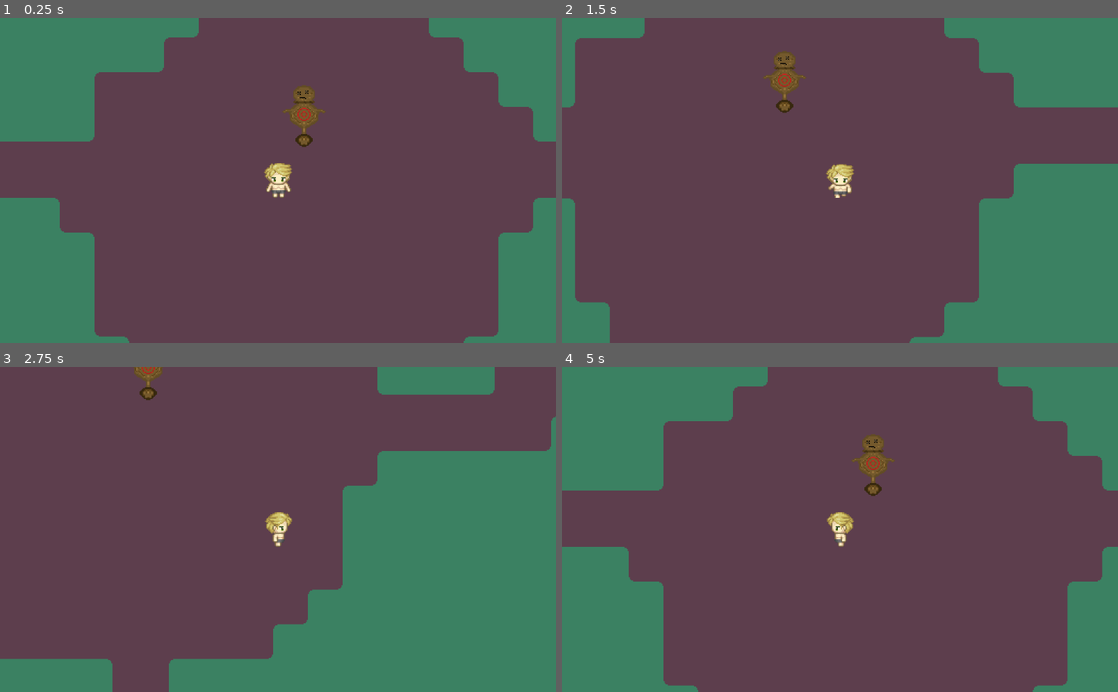
Above: before the commit, frames 1-4 (two rows, left to right).
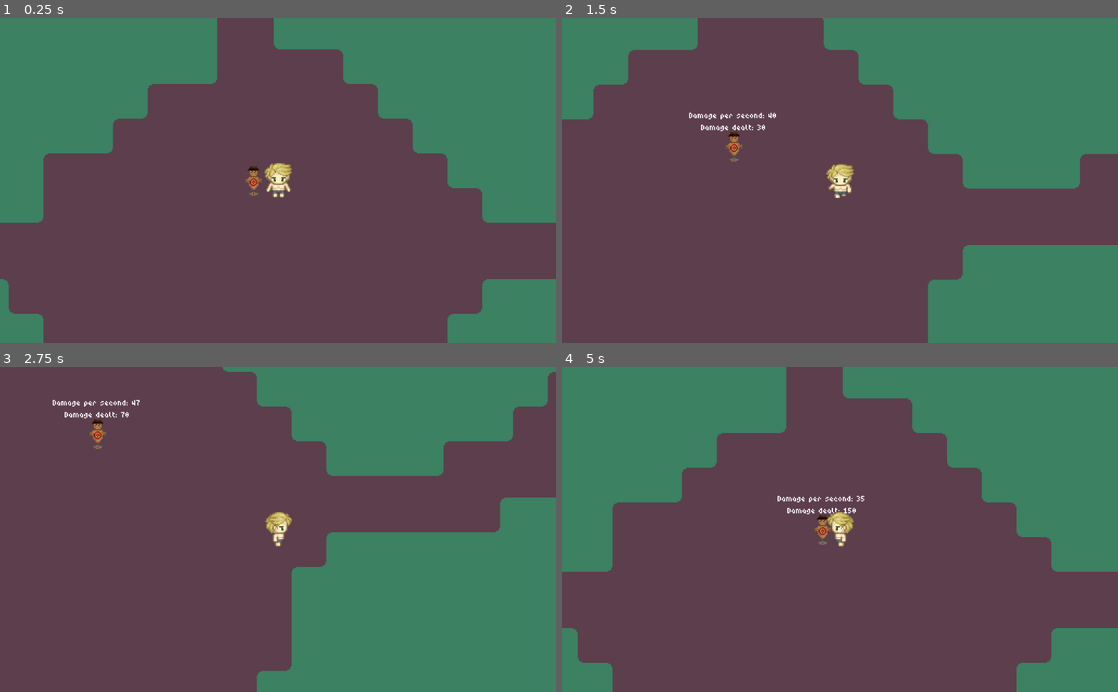
Above: after the commit, the same moments.

Repository: TheNesko/Call_Of_Prime
Game: Godot game, scene res://Bin/WorldScenes/GrassLand.tscn
Two runs of this game, one before a commit and one after it. Both use one fixed random seed, a clock stepped at 60 frames per second and the inputs below.
Inputs:
- Up to frame 1 (0.25 s): no input
- Up to frame 2 (1.5 s): tap Enter at 0.5 s; hold D (Right) 0.53-1.28 s; hold Space 0.53-1.28 s; hold S (Down) from 1.28 s (still down); tap Shift at 1.35 s
- Up to frame 3 (2.75 s): tap Space at 1.52, 1.55, 1.82 s; release S (Down) at 2.03 s; hold D (Right) from 2.03 s (still down); hold Space from 2.03 s (still down)
- Up to frame 4 (5 s): release D (Right) at 2.78 s; release Space at 2.78 s; hold W (Up) 2.78-3.53 s; tap Shift at 2.85, 4.35 s; tap Space at 3.02, 3.05, 3.32, 4.52, 4.55, 4.82 s; hold Space 3.53-4.28 s; hold A (Left) from 3.53 s (still down)

The runs differ from the first frame. In frame 1, 28% of the frame differs, in the area x 0-100%, y 0-100%; in frame 2, 25%; in frame 3, 24%; in frame 4, 28%.

Commit message:
Dummy DPS

Diff:
--- a/Bin/Scenes/Dummy.tscn
+++ b/Bin/Scenes/Dummy.tscn
@@ -1,19 +1,56 @@
-[gd_scene load_steps=4 format=2]
+[gd_scene load_steps=7 format=2]
 
 [ext_resource path="res://Bin/Textures/Dummy.png" type="Texture" id=1]
 [ext_resource path="res://Bin/Scripts/Dummy.gd" type="Script" id=2]
+[ext_resource path="res://Bin/Fonts/6px-Normal.ttf" type="DynamicFontData" id=3]
+
+[sub_resource type="CircleShape2D" id=3]
+radius = 4.0
 
 [sub_resource type="RectangleShape2D" id=1]
-extents = Vector2( 14, 22.5 )
+extents = Vector2( 8, 12 )
+
+[sub_resource type="DynamicFont" id=2]
+size = 8
+font_data = ExtResource( 3 )
 
 [node name="Dummy" type="StaticBody2D"]
+collision_layer = 16
+collision_mask = 0
 script = ExtResource( 2 )
 
+[node name="WorldCollision" type="CollisionShape2D" parent="."]
+position = Vector2( 0, -2 )
+shape = SubResource( 3 )
+
 [node name="HitBox" type="Area2D" parent="."]
+visible = false
+position = Vector2( 0, -14 )
 
 [node name="Collision" type="CollisionShape2D" parent="HitBox"]
-position = Vector2( 0, -5.5 )
+position = Vector2( 0, -4 )
 shape = SubResource( 1 )
 
 [node name="Sprite" type="Sprite" parent="."]
+position = Vector2( 0, -14 )
 texture = ExtResource( 1 )
+
+[node name="DPSTimer" type="Timer" parent="."]
+one_shot = true
+
+[node name="DPSlabel" type="Label" parent="."]
+margin_left = -56.0
+margin_top = -48.0
+margin_right = 56.0
+margin_bottom = -29.0
+custom_fonts/font = SubResource( 2 )
+text = "\"Damage per second: 0
+\"Damage dealt: 0"
+align = 1
+valign = 1
+autowrap = true
+__meta__ = {
+"_edit_use_anchors_": false
+}
+
+[connection signal="timeout" from="DPSTimer" to="." method="_DPSTimer_timeout"]
--- a/Bin/Scenes/Player.tscn
+++ b/Bin/Scenes/Player.tscn
@@ -4,30 +4,16 @@
 [ext_resource path="res://Bin/Textures/Player/MC.png" type="Texture" id=2]
 [ext_resource path="res://Bin/Scripts/StateMachine.gd" type="Script" id=3]
 
-[sub_resource type="RectangleShape2D" id=18]
-extents = Vector2( 13, 16 )
+[sub_resource type="RectangleShape2D" id=24]
+
+[sub_resource type="RectangleShape2D" id=23]
+extents = Vector2( 10, 16 )
+
+[sub_resource type="CapsuleShape2D" id=25]
+radius = 4.0
+height = 8.0
 
 [sub_resource type="AtlasTexture" id=1]
-atlas = ExtResource( 2 )
-region = Rect2( 32, 64, 32, 32 )
-
-[sub_resource type="AtlasTexture" id=2]
-atlas = ExtResource( 2 )
-region = Rect2( 32, 32, 32, 32 )
-
-[sub_resource type="AtlasTexture" id=3]
-atlas = ExtResource( 2 )
-region = Rect2( 0, 64, 32, 32 )
-
-[sub_resource type="AtlasTexture" id=4]
-atlas = ExtResource( 2 )
-region = Rect2( 32, 64, 32, 32 )
-
-[sub_resource type="AtlasTexture" id=5]
-atlas = ExtResource( 2 )
-region = Rect2( 64, 64, 32, 32 )
-
-[sub_resource type="AtlasTexture" id=19]
 atlas = ExtResource( 2 )
 region = Rect2( 32, 64, 32, 32 )
 
@@ -47,10 +33,6 @@
 atlas = ExtResource( 2 )
 region = Rect2( 32, 32, 32, 32 )
 
-[sub_resource type="AtlasTexture" id=9]
-atlas = ExtResource( 2 )
-region = Rect2( 32, 96, 32, 32 )
-
 [sub_resource type="AtlasTexture" id=10]
 atlas = ExtResource( 2 )
 region = Rect2( 0, 96, 32, 32 )
@@ -67,9 +49,9 @@
 atlas = ExtResource( 2 )
 region = Rect2( 32, 96, 32, 32 )
 
-[sub_resource type="AtlasTexture" id=13]
+[sub_resource type="AtlasTexture" id=2]
 atlas = ExtResource( 2 )
-region = Rect2( 32, 0, 32, 32 )
+region = Rect2( 32, 32, 32, 32 )
 
 [sub_resource type="AtlasTexture" id=14]
 atlas = ExtResource( 2 )
@@ -87,6 +69,30 @@
 atlas = ExtResource( 2 )
 region = Rect2( 32, 0, 32, 32 )
 
+[sub_resource type="AtlasTexture" id=3]
+atlas = ExtResource( 2 )
+region = Rect2( 0, 64, 32, 32 )
+
+[sub_resource type="AtlasTexture" id=4]
+atlas = ExtResource( 2 )
+region = Rect2( 32, 64, 32, 32 )
+
+[sub_resource type="AtlasTexture" id=5]
+atlas = ExtResource( 2 )
+region = Rect2( 64, 64, 32, 32 )
+
+[sub_resource type="AtlasTexture" id=19]
+atlas = ExtResource( 2 )
+region = Rect2( 32, 64, 32, 32 )
+
+[sub_resource type="AtlasTexture" id=9]
+atlas = ExtResource( 2 )
+region = Rect2( 32, 96, 32, 32 )
+
+[sub_resource type="AtlasTexture" id=13]
+atlas = ExtResource( 2 )
+region = Rect2( 32, 0, 32, 32 )
+
 [sub_resource type="SpriteFrames" id=17]
 animations = [ {
 "frames": [ SubResource( 1 ) ],
@@ -94,9 +100,24 @@
 "name": "Idle-Right",
 "speed": 5.0
 }, {
+"frames": [ SubResource( 6 ), SubResource( 7 ), SubResource( 8 ), SubResource( 20 ) ],
+"loop": true,
+"name": "Walk-Left",
+"speed": 5.0
+}, {
+"frames": [ SubResource( 10 ), SubResource( 11 ), SubResource( 12 ), SubResource( 21 ) ],
+"loop": true,
+"name": "Walk-Up",
+"speed": 5.0
+}, {
 "frames": [ SubResource( 2 ) ],
 "loop": true,
 "name": "Idle-Left",
+"speed": 5.0
+}, {
+"frames": [ SubResource( 14 ), SubResource( 15 ), SubResource( 16 ), SubResource( 22 ) ],
+"loop": true,
+"name": "Walk-Down",
 "speed": 5.0
 }, {
 "frames": [ SubResource( 3 ), SubResource( 4 ), SubResource( 5 ), SubResource( 19 ) ],
@@ -104,59 +125,33 @@
 "name": "Walk-Right",
 "speed": 5.0
 }, {
-"frames": [ SubResource( 6 ), SubResource( 7 ), SubResource( 8 ), SubResource( 20 ) ],
-"loop": true,
-"name": "Walk-Left",
-"speed": 5.0
-}, {
 "frames": [ SubResource( 9 ) ],
 "loop": true,
 "name": "Idle-Up",
-"speed": 5.0
-}, {
-"frames": [ SubResource( 10 ), SubResource( 11 ), SubResource( 12 ), SubResource( 21 ) ],
-"loop": true,
-"name": "Walk-Up",
 "speed": 5.0
 }, {
 "frames": [ SubResource( 13 ) ],
 "loop": true,
 "name": "Idle-Down",
 "speed": 5.0
-}, {
-"frames": [ SubResource( 14 ), SubResource( 15 ), SubResource( 16 ), SubResource( 22 ) ],
-"loop": true,
-"name": "Walk-Down",
-"speed": 5.0
 } ]
-
-[sub_resource type="RectangleShape2D" id=24]
-
-[sub_resource type="RectangleShape2D" id=23]
-extents = Vector2( 10, 16 )
 
 [node name="Player" type="KinematicBody2D"]
 collision_layer = 2
-collision_mask = 0
+collision_mask = 16
 script = ExtResource( 1 )
 
 [node name="StateMachine" type="Node" parent="."]
 script = ExtResource( 3 )
 
 [node name="Camera2D" type="Camera2D" parent="."]
+position = Vector2( 0, -16 )
 current = true
 zoom = Vector2( 0.5, 0.5 )
 
-[node name="WorldCollision" type="CollisionShape2D" parent="."]
-shape = SubResource( 18 )
-
-[node name="Sprite" type="AnimatedSprite" parent="."]
-frames = SubResource( 17 )
-animation = "Walk-Down"
-playing = true
-
 [node name="HitBox" type="Area2D" parent="."]
-position = Vector2( 0, 26 )
+visible = false
+position = Vector2( 0, 10 )
 collision_layer = 8
 collision_mask = 32
 
@@ -165,8 +160,21 @@
 disabled = true
 
 [node name="HurtBox" type="Area2D" parent="."]
+visible = false
+position = Vector2( 0, -16 )
 collision_layer = 4
 collision_mask = 64
 
 [node name="Collision" type="CollisionShape2D" parent="HurtBox"]
 shape = SubResource( 23 )
+
+[node name="WorldCollision" type="CollisionShape2D" parent="."]
+rotation = 1.5708
+shape = SubResource( 25 )
+
+[node name="Sprite" type="AnimatedSprite" parent="."]
+position = Vector2( 0, -16 )
+frames = SubResource( 17 )
+animation = "Walk-Down"
+frame = 1
+playing = true
--- a/Bin/Scripts/Dummy.gd
+++ b/Bin/Scripts/Dummy.gd
@@ -1,5 +1,32 @@
 extends StaticBody2D
 
+var DamagePerSecond = 0
+var DamageDone = 0.00
+var DPS_time = 0.00
 
 func _Take_Damage(damage):
-	print(damage)
+	DamageDone += damage
+	$DPSTimer.start()
+	if DPS_time == 0:
+		yield(get_tree().create_timer(0.05),"timeout")
+	DamagePerSecond = DamageDone/DPS_time
+
+func _process(delta):
+	if !$DPSTimer.is_stopped():
+		$DPSlabel.visible = true
+		$DPSlabel.text = "Damage per second: " + str(round(DamagePerSecond))\
+					+ "   Damage dealt: " + str(DamageDone)
+	else:
+		$DPSlabel.visible = false
+	if $DPSTimer.is_stopped():
+		DPS_time = 0
+		return
+	DPS_time += delta
+
+func _input(event):
+	if Input.is_key_pressed(KEY_SPACE):
+		_Take_Damage(10)
+
+func _DPSTimer_timeout():
+	DamagePerSecond = 0.00
+	DamageDone = 0.00
--- a/Bin/WorldScenes/GrassLand.tscn
+++ b/Bin/WorldScenes/GrassLand.tscn
@@ -12,10 +12,12 @@
 [node name="PathTiles" parent="WorldTiles" index="0"]
 tile_data = PoolIntArray( -1114115, 0, 8, -1114114, 0, 9, -1048579, 0, 131078, -1048578, 0, 131079, -983043, 0, 131078, …(7662 unchanged characters)…
 
-[node name="Player" parent="." instance=ExtResource( 1 )]
-position = Vector2( -49, 330 )
+[node name="YSort" type="YSort" parent="."]
 
-[node name="Dummy" parent="." instance=ExtResource( 3 )]
+[node name="Player" parent="YSort" instance=ExtResource( 1 )]
+position = Vector2( -2, 271 )
+
+[node name="Dummy" parent="YSort" instance=ExtResource( 3 )]
 position = Vector2( -25, 270 )
 
 [editable path="WorldTiles"]
Binary file added: Bin/Fonts/6px-Expert.ttf
Binary file added: Bin/Fonts/6px-Normal.ttf
Binary file added: Bin/Fonts/Minecraft.ttf
Binary file changed: Bin/Textures/Dummy.png
